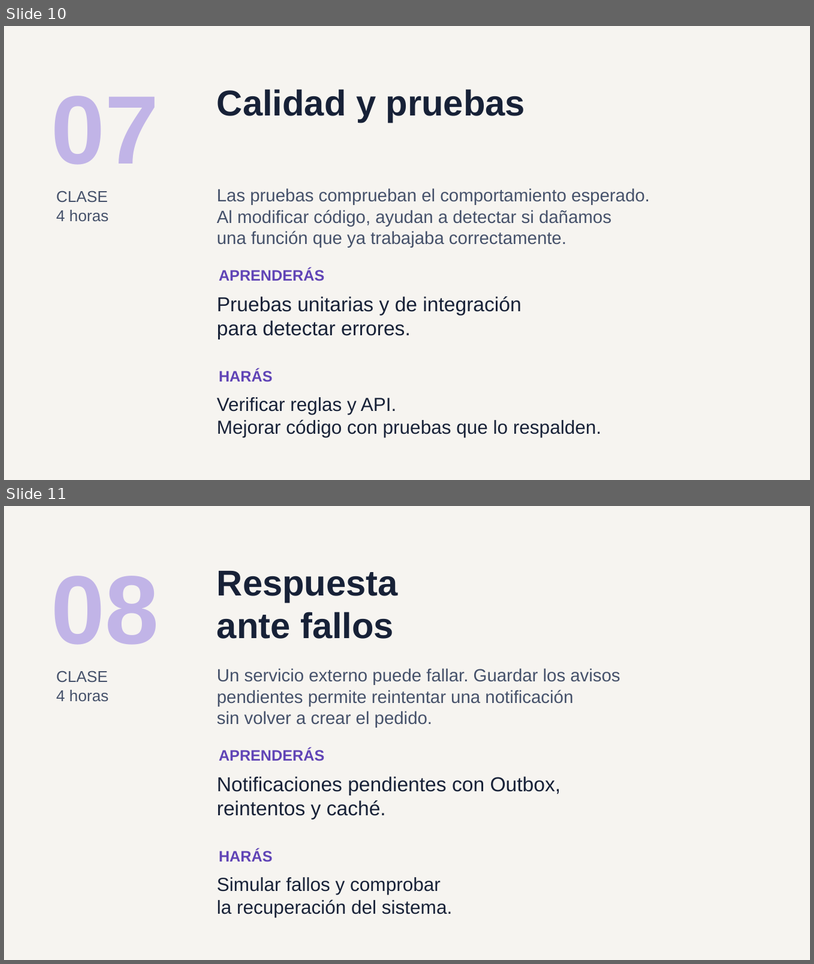
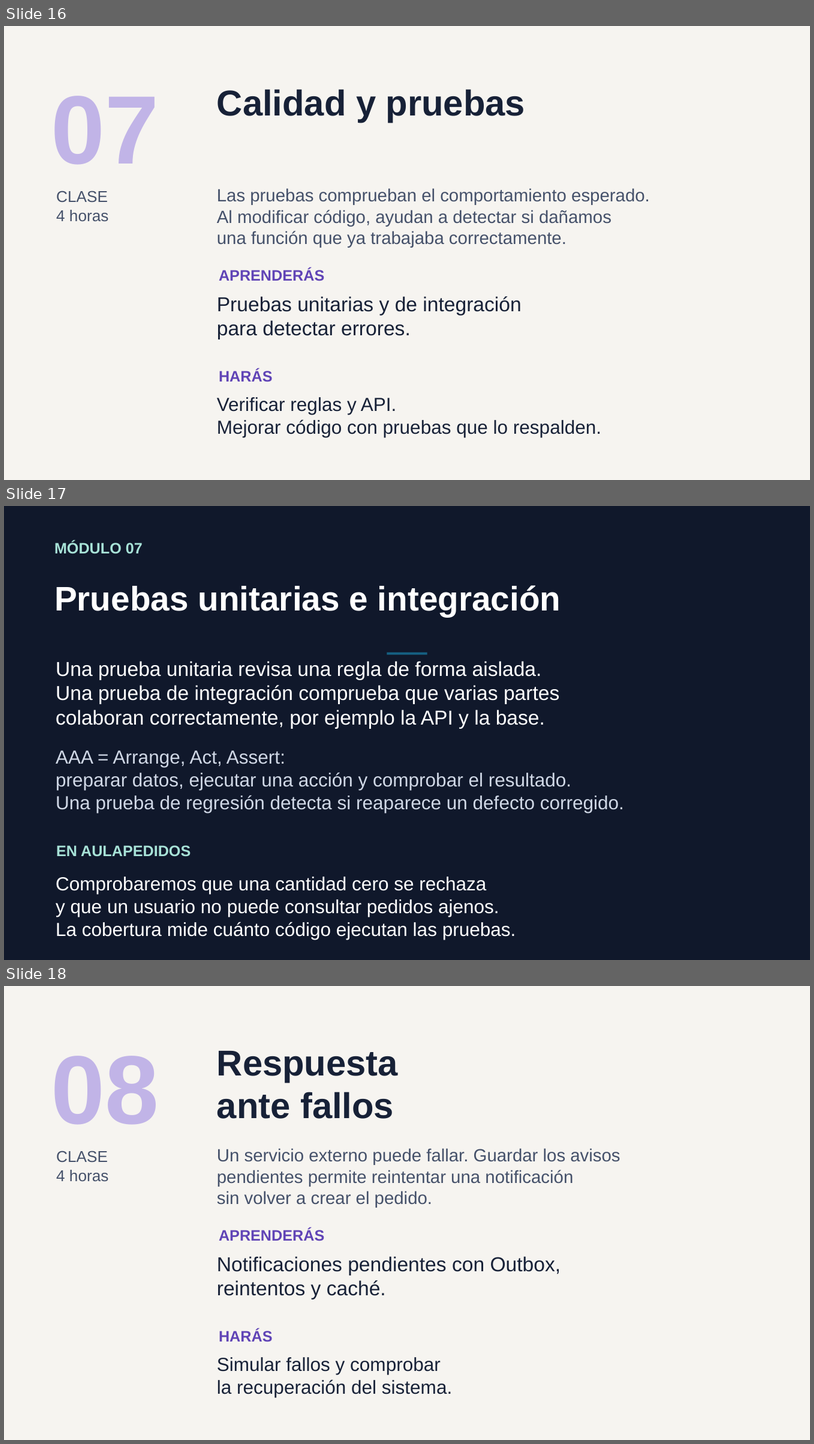
Before and after one commit to ychavez/CursoNETIA, a slide deck: instructor/clases/00-presentacion-alumnos.pptx. Shown one above the other, each under a label of ours: slides 10 and 11 before the commit, slides 16, 17 and 18 after it. The pictures are 814x964 and 814x1444 pixels, drawn with LibreOffice and Linux fonts; fonts in the diff are those of the drawing. Boxes give left, top, right and bottom in pixels: in the first picture for what was removed or moved away, otherwise in the second. Text is boxed around its words. In the diff, an @@ line names an element or a change of style, - is before the commit and + after.

```diff
--- a/instructor/clases/00-presentacion-alumnos.pptx
+++ b/instructor/clases/00-presentacion-alumnos.pptx
@@ slide 17 added at (4,506,810,960), background #10182B @@
@@ text added at (54,541,143,554), 18 pt, text #A7E2D7, bold @@
+MÓDULO 07
@@ text added at (54,585,561,616), 40.5 pt, text #FFFFFF, bold @@
+Pruebas unitarias e integración
@@ text added at (56,661,560,729), 24 pt, text #FFFFFF @@
+Una prueba unitaria revisa una regla de forma aislada.
+Una prueba de integración comprueba que varias partes
+colaboran correctamente, por ejemplo la API y la base.
@@ rectangle added at (387,652,428,655), fill #156082 @@
@@ text added at (56,750,624,813), 22.5 pt, text #D0D8E6 @@
+AAA = Arrange, Act, Assert:
+preparar datos, ejecutar una acción y comprobar el resultado.
+Una prueba de regresión detecta si reaparece un defecto corregido.
@@ text added at (56,845,191,856), 18 pt, text #A7E2D7, bold @@
+EN AULAPEDIDOS
@@ text added at (56,876,516,939), 22.5 pt, text #FFFFFF @@
+Comprobaremos que una cantidad cero se rechaza
+y que un usuario no puede consultar pedidos ajenos.
+La cobertura mide cuánto código ejecutan las pruebas.
@@ what was slide 10 is now slide 16 @@
@@ what was slide 11 is now slide 18 @@
```
Also in this commit, not shown: 9 other slides added, 3 other files.
